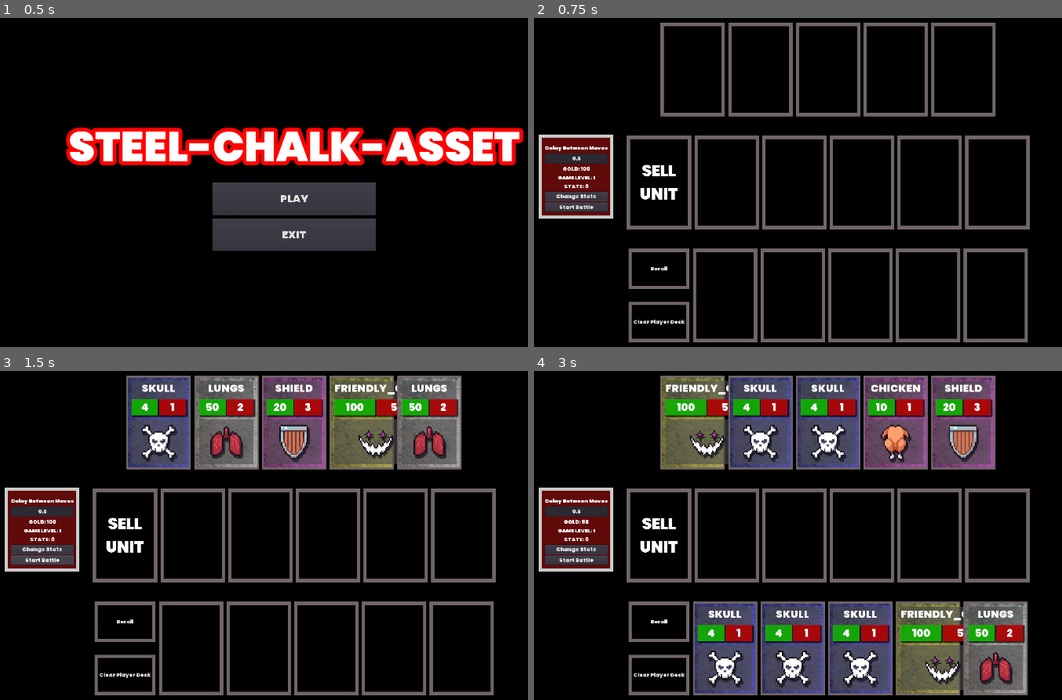
Above: before the commit, frames 1-4 (two rows, left to right).
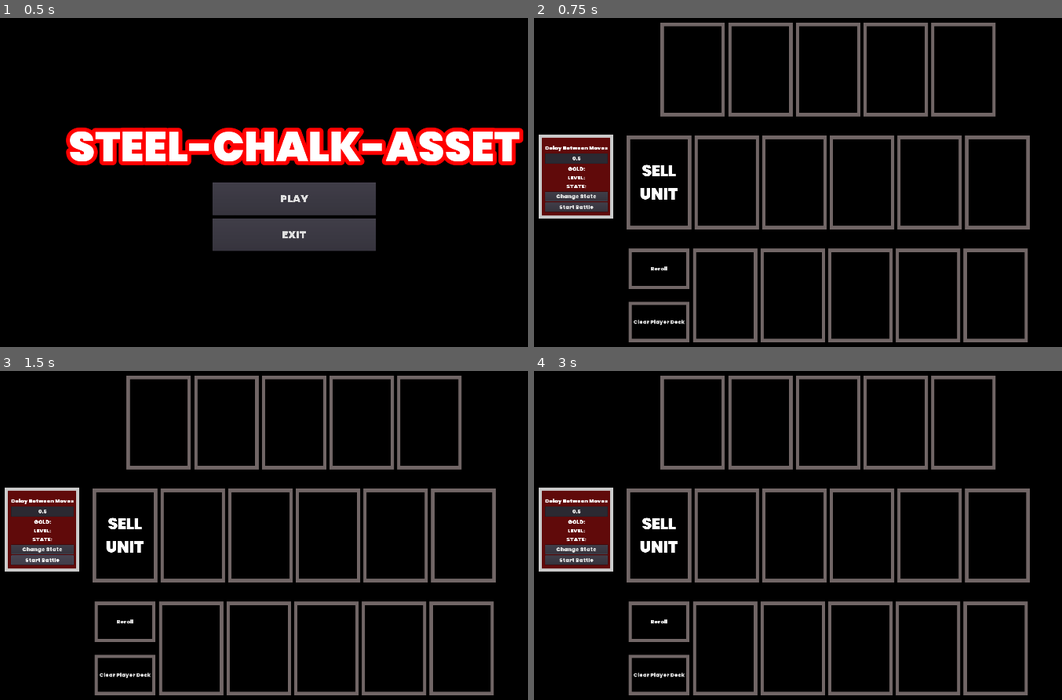
Above: after the commit, the same moments.

Repository: RM35/steel-chalk-asset
Game: Godot game, scene res://main_menu/main_menu.tscn
Same seed, same stepped clock (60 frames per second), same inputs: the game is played once before the commit and once after it.
Inputs:
- Up to frame 1 (0.5 s): no input
- Up to frame 2 (0.75 s): click "PLAY" at 0.5 s
- Up to frame 3 (1.5 s): click "Start Battle" at 1.25 s
- Up to frame 4 (3 s): click "Start Battle" at 2 s; click "Reroll" at 2.75 s

Frame 1 is identical in both runs. In frame 2, 0.1% of the frame differs, in the area x 4-12%, y 45-52%; in frame 3, 16%; in frame 4, 32%, in the area x 4-94%, y 1-99%.
Error after the commit: Parse Error: Expected an indented block after "if". (res://world/world.gd:48)

Commit message:
chore: andoir SDK and debug keystore set to 1

Diff:
--- a/world/world.gd
+++ b/world/world.gd
@@ -13,7 +13,7 @@
 						"res://unit/unit_data/unit_shield.tres",
 						"res://unit/unit_data/unit_skull.tres",
 						"res://unit/unit_data/unit_chicken.tres",
-                        "res://unit/unit_data/unit_friendly_cat.tres"]
+						"res://unit/unit_data/unit_friendly_cat.tres"]
 
 #Decks
 onready var enemy_deck = $VB/EnemyCards
@@ -41,6 +41,9 @@
 	for child in shop_deck.get_children():
 		if child.get_filename() == "res://card_slot/card_slot.tscn":
 			shop_slots.append(child)
+	var dir = Directory.new()
+	if dir.open(path) == OK:
+
 
 func _process(delta):
 	$Debug/Panel/MarginContainer/VB/Level.text = "GAME LEVEL: " + str(game_level)
Not shown, changed: export_presets.cfg
